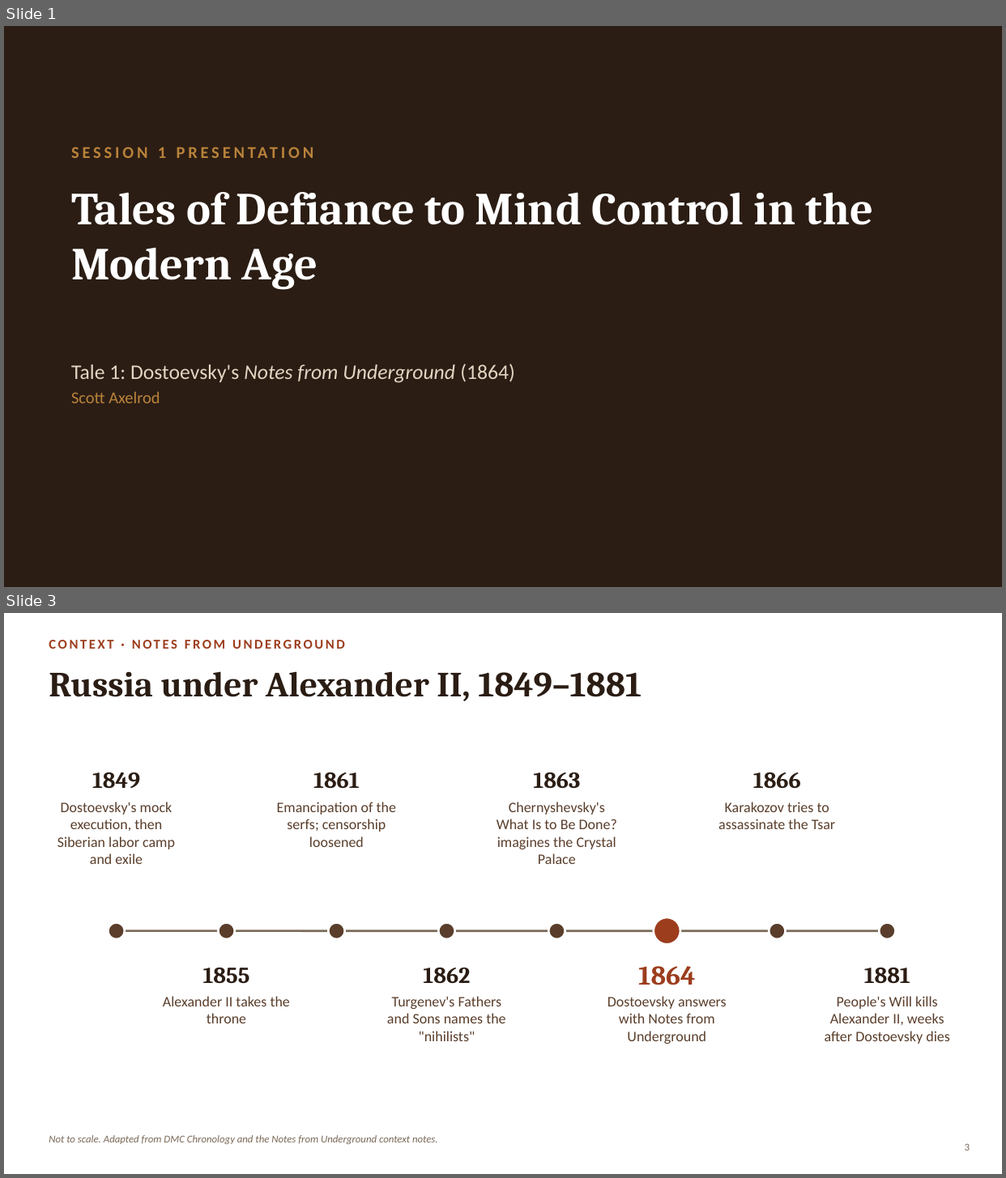
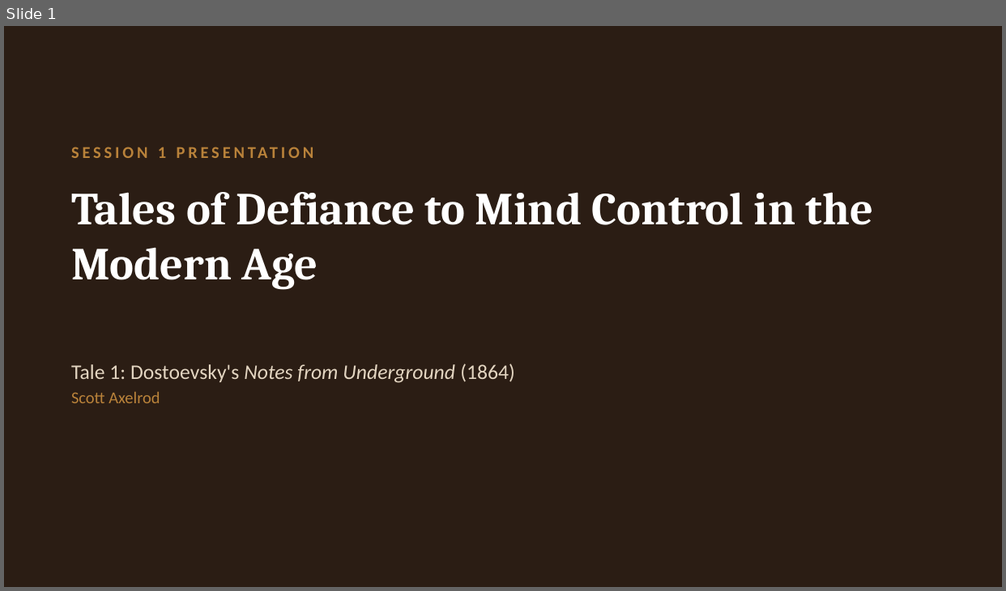
Before and after one commit to seaxelrod/BOLLI-f26-tales-of-defiance, a slide deck: mind_control_1/DMC_Week1_NotesFromUnderground.pptx. Shown one above the other, each under a label of ours: slides 1 and 3 before the commit, slide 1 after it; the slides between them are not shown. The pictures are 1006x1178 and 1006x591 pixels, drawn with LibreOffice and Linux fonts; fonts in the diff are those of the drawing. Boxes give left, top, right and bottom in pixels: in the first picture for what was removed or moved away, otherwise in the second. Text is boxed around its words. In the diff, an @@ line names an element or a change of style, - is before the commit and + after.

```diff
--- a/mind_control_1/DMC_Week1_NotesFromUnderground.pptx
+++ b/mind_control_1/DMC_Week1_NotesFromUnderground.pptx
@@ slide 3 removed at <box>4,613,1002,1174</box>, background #FFFFFF @@
@@ text removed at <box>49,640,345,649</box> @@
-CONTEXT · NOTES FROM UNDERGROUND
@@ title removed at <box>49,671,641,701</box> @@
-Russia under Alexander II, 1849–1881
@@ text removed at <box>92,773,140,789</box> @@
-1849
@@ text removed at <box>313,773,360,789</box> @@
-1861
@@ text removed at <box>533,773,580,789</box> @@
-1863
@@ text removed at <box>753,773,801,789</box> @@
-1866
@@ text removed at <box>57,802,175,864</box> @@
-Dostoevsky's mock execution, then Siberian labor camp and exile
@@ text removed at <box>277,802,396,847</box> @@
-Emancipation of the serfs; censorship loosened
@@ text removed at <box>496,802,617,864</box> @@
-Chernyshevsky's What Is to Be Done? imagines the Crystal Palace
@@ text removed at <box>718,802,835,829</box> @@
-Karakozov tries to assassinate the Tsar
@@ ellipse removed at <box>108,923,125,939</box> @@
@@ ellipse removed at <box>218,923,235,939</box> @@
@@ ellipse removed at <box>328,923,345,939</box> @@
@@ ellipse removed at <box>438,923,454,939</box> @@
@@ ellipse removed at <box>549,923,565,939</box> @@
@@ ellipse removed at <box>654,918,681,944</box> @@
@@ ellipse removed at <box>769,923,786,939</box> @@
@@ ellipse removed at <box>879,923,896,939</box> @@
@@ line removed from (117, 931) to (888, 931) @@
@@ text removed at <box>203,968,250,984</box> @@
-1855
@@ text removed at <box>423,968,470,984</box> @@
-1862
@@ text removed at <box>638,966,695,986</box> @@
-1864
@@ text removed at <box>864,968,910,984</box> @@
-1881
@@ text removed at <box>163,996,290,1024</box> @@
-Alexander II takes the throne
@@ text removed at <box>387,996,505,1041</box> @@
-Turgenev's Fathers and Sons names the "nihilists"
@@ text removed at <box>607,996,727,1044</box> @@
-Dostoevsky answers with Notes from Underground
@@ text removed at <box>825,996,950,1044</box> @@
-People's Will kills Alexander II, weeks after Dostoevsky dies
@@ text removed at <box>49,1135,438,1144</box> @@
-Not to scale. Adapted from DMC Chronology and the Notes from Underground context notes.
@@ page number removed at <box>965,1144,970,1151</box> @@
-3
```
Also in this commit, not shown: 9 slides changed, 1 slide added, 2 other slides removed, 13 other files.
